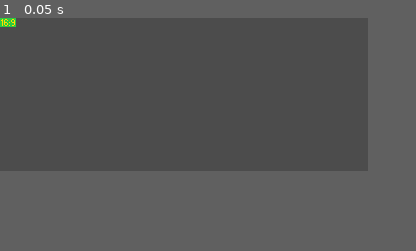
Above: before the commit, frame 1.
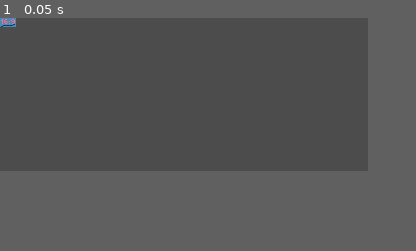
Above: after the commit, the same moment.

Repository: ttencate/godot_stretch_demo
Game: Godot game, scene res://main.tscn
Same seed, same stepped clock (60 frames per second), same inputs: the game is played once before the commit and once after it.
Inputs:
- Up to frame 1 (0.05 s): no input

The runs differ from the first frame. In frame 1, 0.1% of the frame differs, in the area x 0-4%, y 0-4%.

Commit message:
Improve colours, add line

Diff:
--- a/main.gd
+++ b/main.gd
@@ -1,4 +1,4 @@
-extends Sprite
+extends Node
 
 const STRETCH_MODES = [
 	['disabled', SceneTree.STRETCH_MODE_DISABLED],
@@ -48,7 +48,7 @@
 
 			var convert_args = [
 				'-repage', '440x274+10+10',
-				'-background', '#008080',
+				'-background', '#282f3d',
 				'-dispose', 'Previous',
 				'-delay', '25',
 				'-loop', '0',
--- a/main.tscn
+++ b/main.tscn
@@ -1,11 +1,24 @@
 [gd_scene load_steps=3 format=2]
 
-[ext_resource path="res://16x9.png" type="Texture" id=1]
-[ext_resource path="res://main.gd" type="Script" id=2]
+[ext_resource path="res://main.gd" type="Script" id=1]
+[ext_resource path="res://16x9.png" type="Texture" id=2]
 
-[node name="main" type="Sprite" index="0"]
+[node name="main" type="Node2D" index="0"]
 
-texture = ExtResource( 1 )
+script = ExtResource( 1 )
+_sections_unfolded = [ "Offset", "Transform" ]
+
+[node name="Sprite" type="Sprite" parent="." index="0"]
+
+texture = ExtResource( 2 )
 centered = false
-script = ExtResource( 2 )
-_sections_unfolded = [ "Offset", "Transform" ]
+
+[node name="Line2D" type="Line2D" parent="." index="1"]
+
+points = PoolVector2Array( 0.87397, 8.2513, 15.2091, 6.7807 )
+width = 1.0
+default_color = Color( 0.160784, 0.196078, 0.321569, 1 )
+texture_mode = -994096224
+sharp_limit = 2.0
+round_precision = 8
+_sections_unfolded = [ "Fill" ]
Binary file changed: 16x9.png
